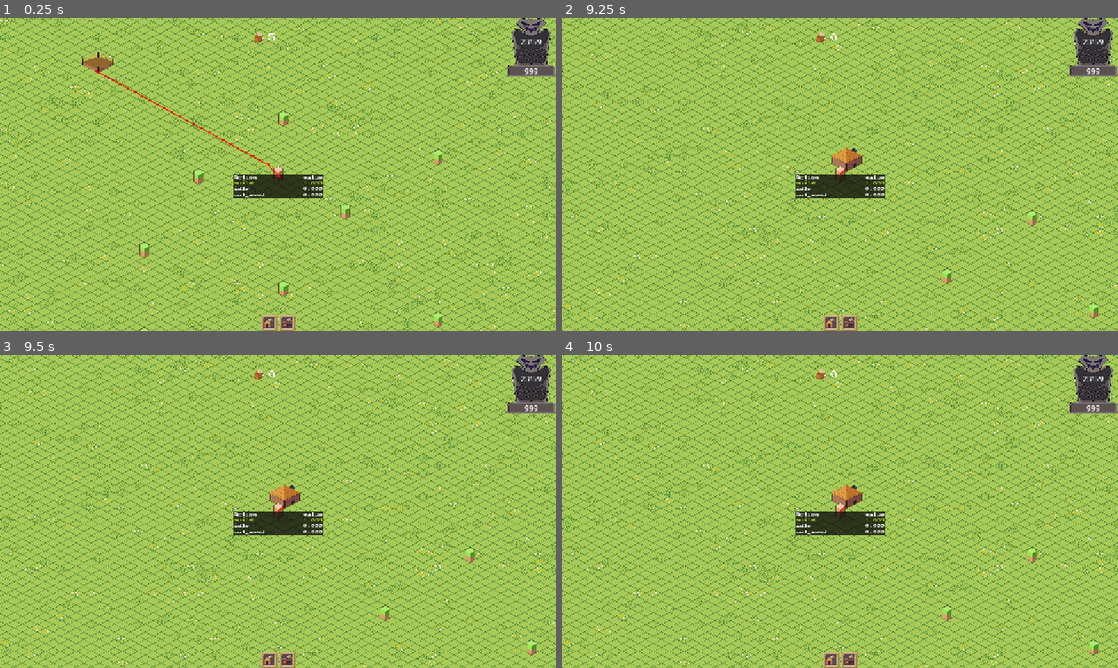
Above: before the commit, frames 1-4 (two rows, left to right).
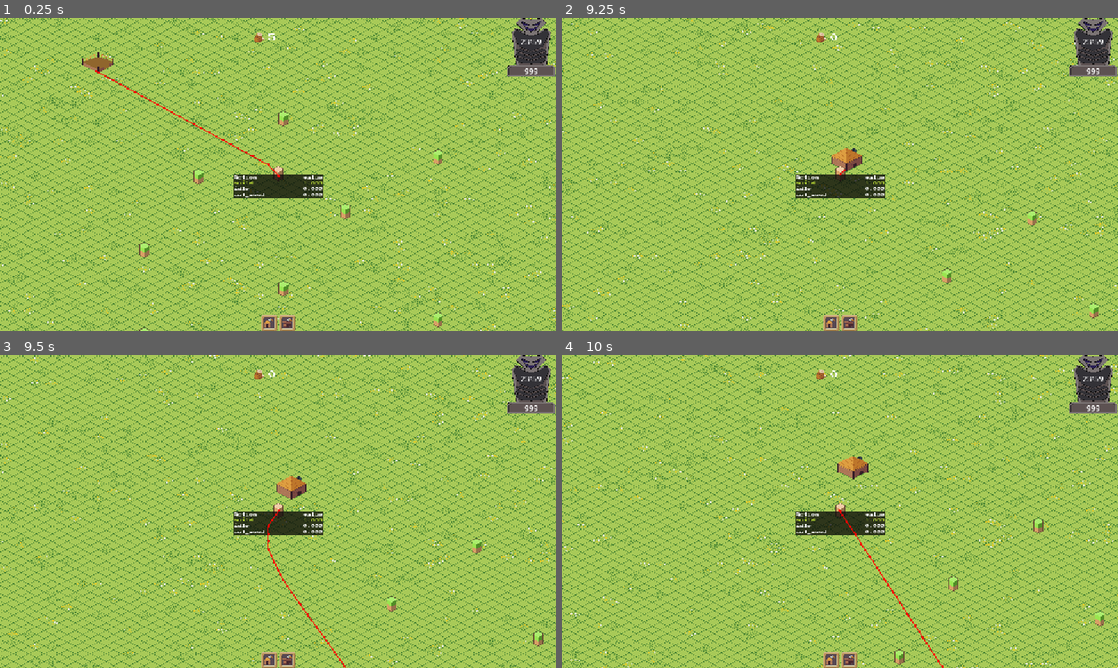
Above: after the commit, the same moments.

Repository: JontanKhuu/Ramen
Game: Godot game, scene res://World/world.tscn
Two runs of this game, one before a commit and one after it. Both use one fixed random seed, a clock stepped at 60 frames per second and the inputs below.
Inputs (mouse positions are in pixels of both pictures, inside the frame that each line leads up to):
- Up to frame 1 (0.25 s): no input
- Up to frame 2 (9.25 s): click (828, 321) at 0.52 s; click (828, 321) at 1.27 s; click (828, 321) at 2.02 s; move the mouse to (962, 158) at 2.77 s; click (962, 158) at 2.85 s; move the mouse to (728, 190) at 3.52 s; click (728, 190) at 3.6 s; move the mouse to (895, 105) at 4.27 s; click (895, 105) at 4.35 s; move the mouse to (812, 237) at 5.02 s; click (812, 237) at 5.1 s; move the mouse to (1006, 221) at 5.77 s; click (1006, 221) at 5.85 s; move the mouse to (673, 127) at 6.52 s; click (673, 127) at 6.6 s; move the mouse to (867, 174) at 7.27 s; click (867, 174) at 7.35 s; tap Enter at 8 s; move the mouse to (756, 96) at 8.02 s; click (756, 96) at 8.1 s; move the mouse to (962, 158) at 8.77 s; click (962, 158) at 8.85 s
- Up to frame 3 (9.5 s): no input
- Up to frame 4 (10 s): move the mouse to (728, 527) at 9.52 s; click (728, 527) at 9.6 s

Frames 1-2 are identical in both runs. In frame 3, 29% of the frame differs, in the area x 0-100%, y 0-100%; in frame 4, 28%.

Commit message:
building npc actions finalized

Diff:
--- a/Buildings/Scripts/construction.gd
+++ b/Buildings/Scripts/construction.gd
@@ -30,6 +30,8 @@
 
 func _handle_building_time(delta : float, building):
 	if timeToBuild <= 0.0:
+		builder._target = null
+		Global.build_queue.remove_at(Global.build_queue.find(self))
 		_build_chosen_building()
 		return
 	timeToBuild -= delta
--- a/NPC/Scripts/npc.gd
+++ b/NPC/Scripts/npc.gd
@@ -51,7 +51,7 @@
 				cut_wood()
 				return
 		LOOKING_FOR.BUILDING:
-			if to_target < 10:
+			if to_target < 20:
 				return
 
 	move_to(self.global_position.direction_to(nav.get_next_path_position()), delta)
